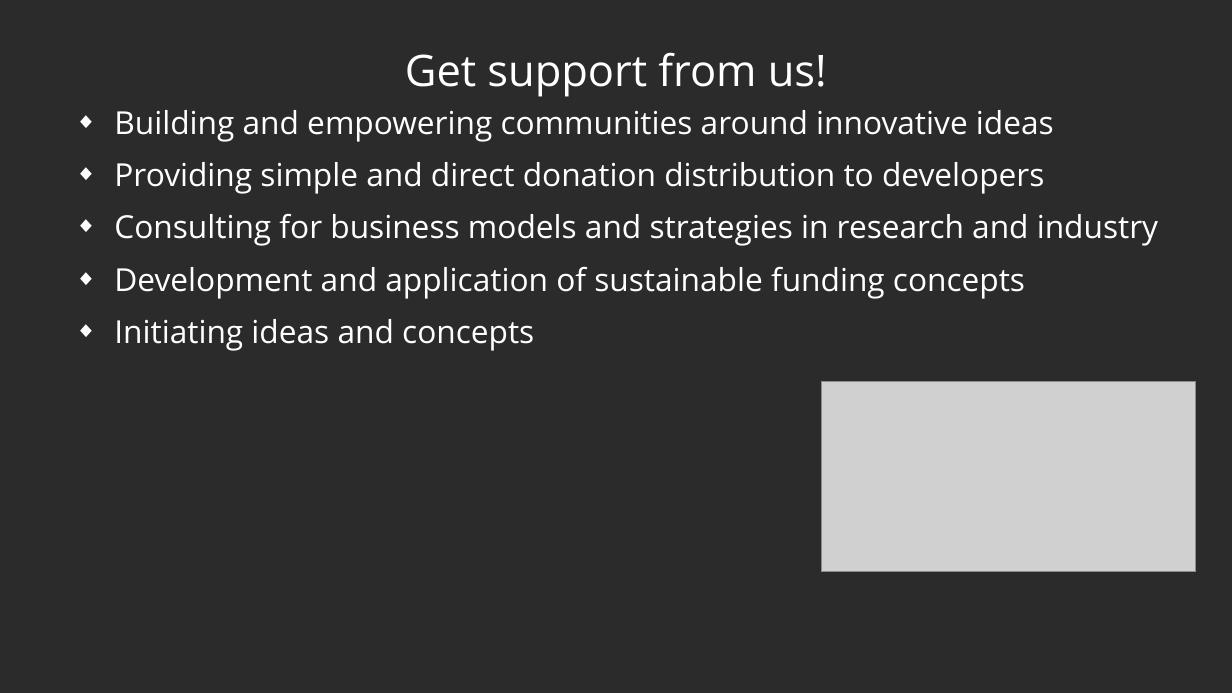
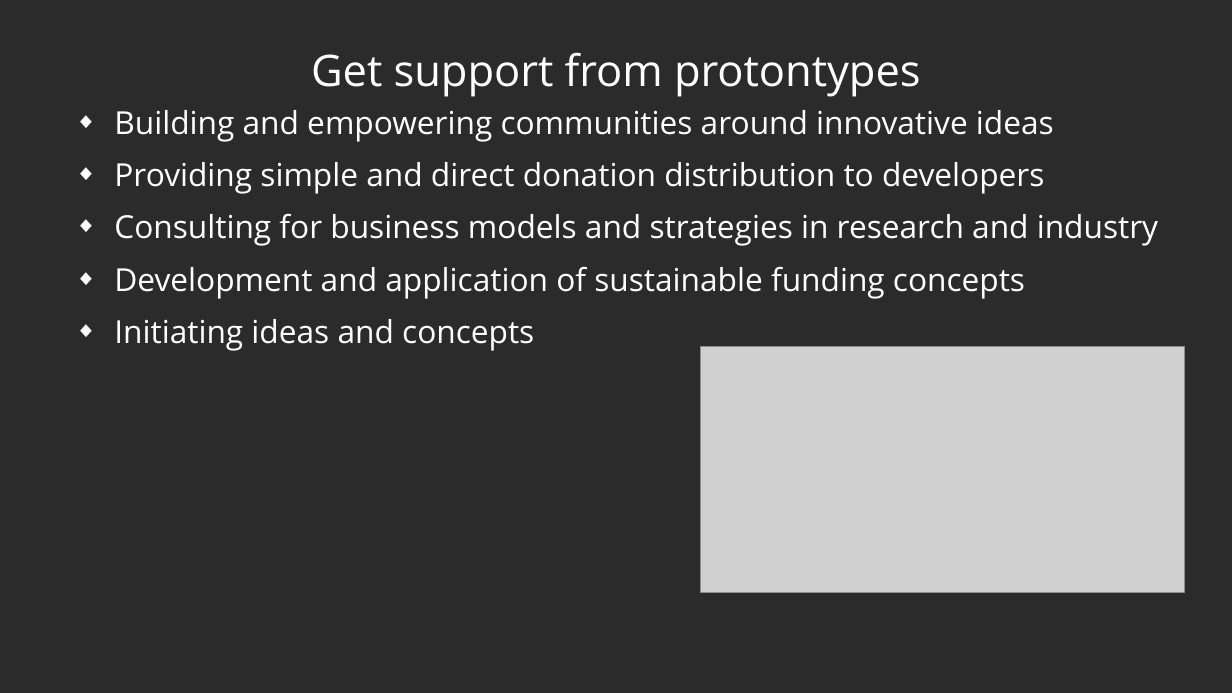
Before and after one commit to protontypes/documents, a slide deck: slide 10 of slides/2020-11-05_protontypes_GeneralSlides_R04.odp. Drawn at 1232x693 pixels with LibreOffice and Linux fonts; fonts in the diff are those of the drawing; grey boxes stand for pictures; background and template pictures are left out; a plain dark background stands for a picture behind light text. Boxes give left, top, right and bottom in pixels: in the first picture for what was removed or moved away, otherwise in the second. Text is boxed around its words. In the diff, an @@ line names an element or a change of style, - is before the commit and + after.

Commit message:
Minor changes to slides

```diff
--- a/slides/2020-11-05_protontypes_GeneralSlides_R04.odp
+++ b/slides/2020-11-05_protontypes_GeneralSlides_R04.odp
@@ title at [311, 52, 921, 97]: text changed @@
-Get support from us!
+Get support from protontypes
@@ picture: place and size @@
-picture at [822, 381, 1196, 571]
+picture at [701, 347, 1185, 593]
```
Also in this commit, not shown: 3 other slides changed, 2 other files.
